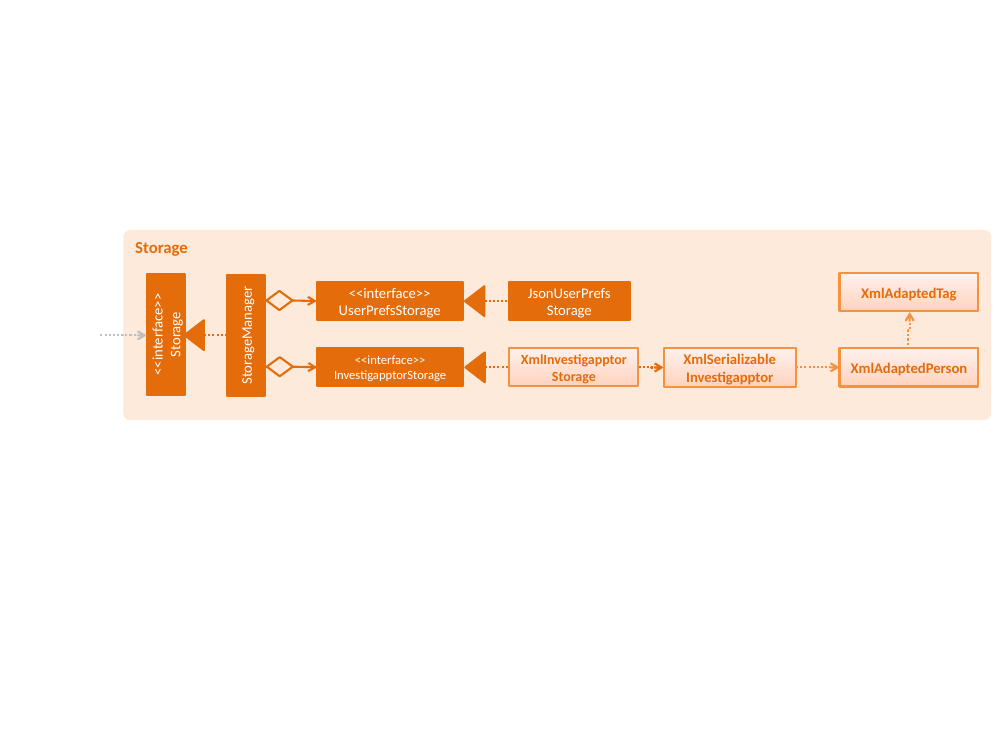
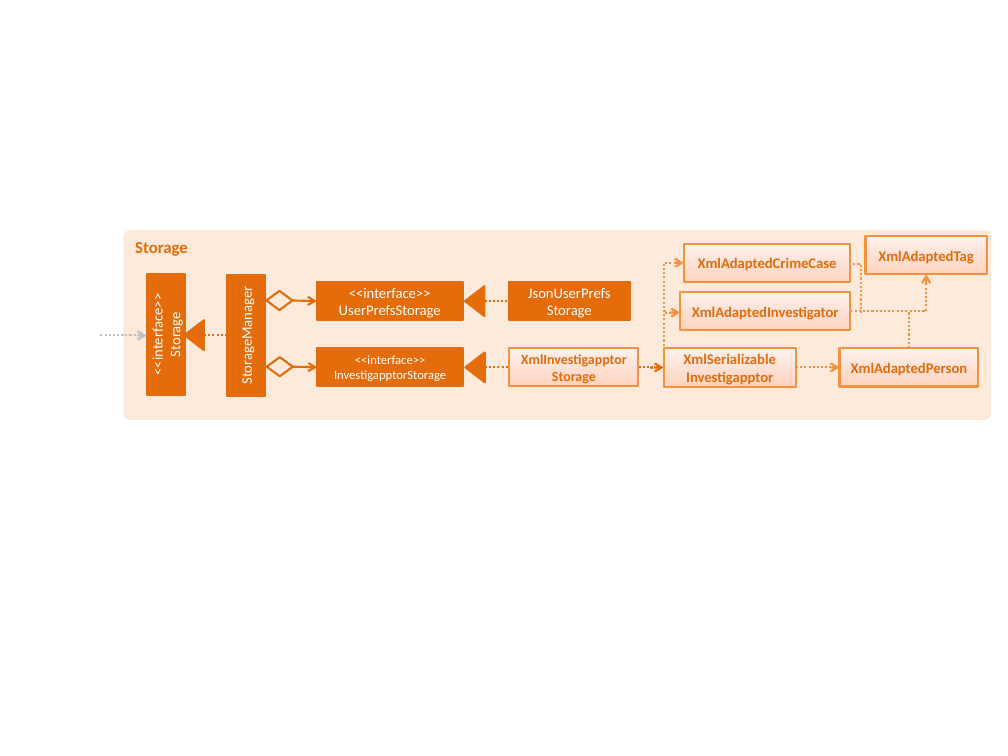
Before and after one commit to quentinkhoo/main, a slide deck: slide 1 of docs/diagrams/StorageComponentClassDiagram.pptx. Drawn at 1008x756 pixels with LibreOffice and Linux fonts; fonts in the diff are those of the drawing. Boxes give left, top, right and bottom in pixels: in the first picture for what was removed or moved away, otherwise in the second. Text is boxed around its words. In the diff, an @@ line names an element or a change of style, - is before the commit and + after.

```diff
--- a/docs/diagrams/StorageComponentClassDiagram.pptx
+++ b/docs/diagrams/StorageComponentClassDiagram.pptx
@@ rectangle "XmlAdaptedTag": place and size @@
-rectangle "XmlAdaptedTag" at [840,273,979,311]
+rectangle "XmlAdaptedTag" at [866,236,987,274]
@@ elbow arrow added from (664, 350) to (683, 263), #F69240 1.5 pt dashed @@
@@ rectangle added at [683,244,850,282], fill gradient #FFD2BD to #FFDED0 to #FFF2ED, outline #F69240 1.5 pt, 10.5 pt, text #E46C0A, bold @@
+XmlAdaptedCrimeCase
@@ elbow line added from (850, 263) to (861, 314), #F79646 1.5 pt dashed @@
@@ rectangle added at [680,292,851,331], fill gradient #FFD2BD to #FFDED0 to #FFF2ED, outline #F69240 1.5 pt, 10.5 pt, text #E46C0A, bold @@
+XmlAdaptedInvestigator
@@ elbow arrow moved from (908, 349) - (909, 312) to (909, 349) - (926, 274) @@
@@ elbow arrow added from (665, 311) to (680, 312), #F69240 1.5 pt dashed @@
@@ elbow line added from (851, 311) to (909, 311), #F79646 1.5 pt dashed @@
```
Also in this commit, not shown: 4 other files.
